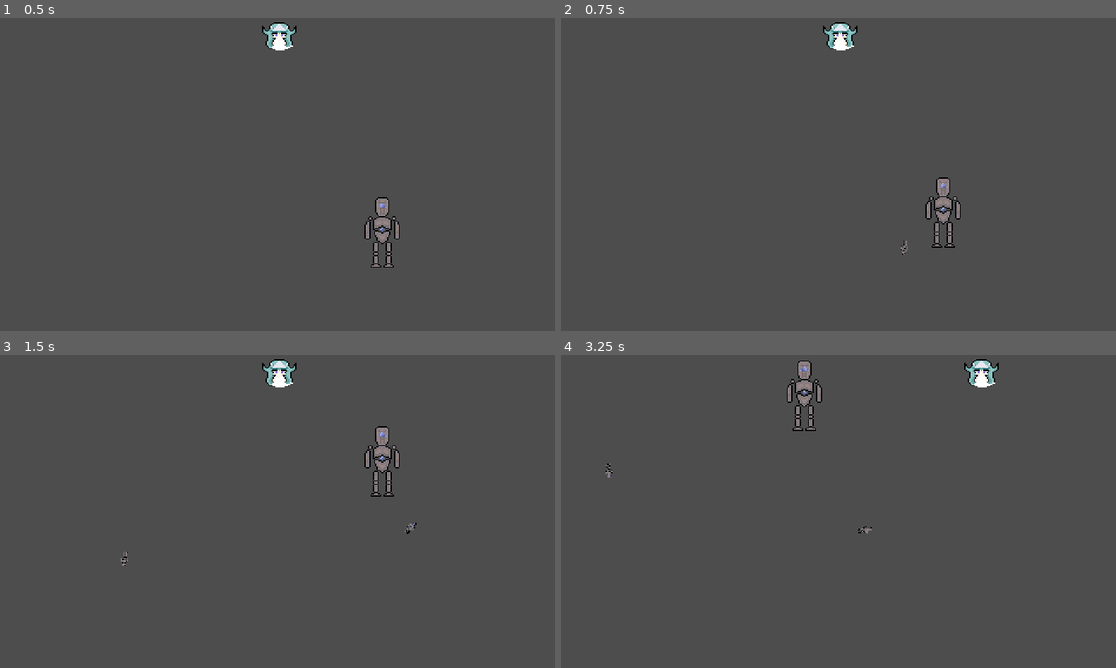
Above: before the commit, frames 1-4 (two rows, left to right).
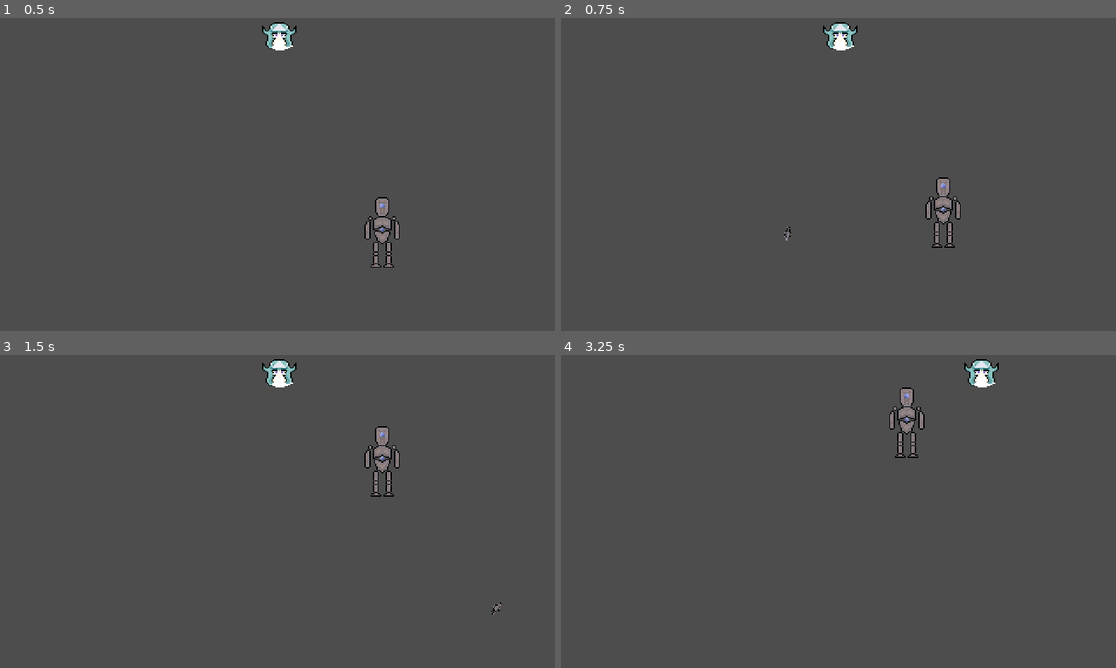
Above: after the commit, the same moments.

Repository: DIceEvYo/LeftToProtect
Game: Godot game, scene res://Levels/ghost_level.tscn
Two runs of this game, one before a commit and one after it. Both use one fixed random seed, a clock stepped at 60 frames per second and the inputs below. This scene is started directly instead of the project's main scene.
Inputs (mouse positions are in pixels of both pictures, inside the frame that each line leads up to):
- Up to frame 1 (0.5 s): no input
- Up to frame 2 (0.75 s): tap Enter at 0.5 s; move the mouse to (805, 237) at 0.52 s; hold Up (up) from 0.53 s (still down); tap Space (shoot) at 0.6 s
- Up to frame 3 (1.5 s): keep holding Up (up); move the mouse to (444, 558) at 1.27 s; tap Space (shoot) at 1.35 s
- Up to frame 4 (3.25 s): move the mouse to (666, 461) at 2.02 s; release Up (up) at 2.03 s; hold Left (left) from 2.03 s (still down); tap Space (shoot) at 2.1, 2.85 s; move the mouse to (860, 508) at 2.77 s

Frame 1 is identical in both runs. In frame 2, less than 0.1% of the frame differs, in the area x 40-63%, y 66-76%; in frame 3, less than 0.1%; in frame 4, 1.4%, in the area x 8-66%, y 1-57%.

Commit message:
Fixed Player, Maid, and their bullets' collisions.

Diff:
--- a/Maid/MaidBullet.tscn
+++ b/Maid/MaidBullet.tscn
@@ -15,9 +15,11 @@
 }]
 
 [sub_resource type="RectangleShape2D" id="RectangleShape2D_hwnac"]
-size = Vector2(8, 4)
+size = Vector2(10, 6)
 
 [node name="MaidBullet" type="RigidBody2D"]
+collision_layer = 16
+collision_mask = 2
 script = ExtResource("1_on35d")
 metadata/_edit_group_ = true
 
--- a/Maid/Scripts/maid.gd
+++ b/Maid/Scripts/maid.gd
@@ -91,13 +91,19 @@
 	get_tree().reload_current_scene()
 
 
+func take_damage() -> void:
+	health -= 10
+
+
 func _on_area_2d_body_entered(body: Node2D) -> void:
 	if "Bullet" == body.name:
-		# Call invincible frame function.
 
 		# Reduce health.
-		health -= 10
+		take_damage()
+
+	# Calls for player to take damage.
+	elif "Player" == body.name:
+		body.take_damage()
 
 	if health <= 0:
 		kill()
-	pass # Replace with function body.
--- a/Player/Scripts/PlayerBullet.gd
+++ b/Player/Scripts/PlayerBullet.gd
@@ -1,6 +1,6 @@
 extends RigidBody2D
 
-var bullet_speed : int = 250
+var bullet_speed : int = 1000
 var direction = Vector2.ZERO
 
 # Called when the node enters the scene tree for the first time.
@@ -11,7 +11,6 @@
 	gravity_scale = 0
 	# Sets rotation to match movement direction.
 	rotation = direction.angle()
-	pass # Replace with function body.
 
 
 # Called every frame. 'delta' is the elapsed time since the previous frame.
@@ -21,9 +20,7 @@
 	if !get_viewport_rect().has_point(position):
 		queue_free()
 
-	pass
 
 func _physics_process( delta : float ) -> void:
 	# Keeps bullet moving.
 	linear_velocity = direction * bullet_speed
-	pass
--- a/Player/Scripts/player.gd
+++ b/Player/Scripts/player.gd
@@ -22,7 +22,6 @@
 @onready var state_machine: PlayerStateMachine = $Player/StateMachine
 
 #gehenners
-
 
 # Called when the node enters the scene tree for the first time.
 func _ready() -> void:
@@ -144,22 +143,37 @@
 	return
 
 
+func take_damage() -> void:
+	# Checks if invincible
+	if invincible:
+		return
+	# Mitigate damage if has shield.
+	elif shield_active:
+		shield_active = false
+		return
+	else:
+		health -= 10
+		invincibility_frame()
+
+	if health <= 0:
+		kill()
+
+
+
 # Kills/refreshes player/scene when 'Maid' or 'bullet' object interacts with Player.
-func _on_player_body_entered(body: Node2D) -> void:
+func _on_player_body_entered(body: RigidBody2D) -> void:
 	if "Maid" in body.name or "bullet" in body.name:
 		# Checks if invincible
 		if invincible:
 			return
 		# Mitigate damage if has shield.
 		elif shield_active:
+			shield_active = false
 			return
+		else:
+			take_damage()
 
-		# Reduce health.
-		health -= 10
-		invincibility_frame()
-
-	if health <= 0:
-
-		kill()
+		if health <= 0:
+			kill()
 
 	return
--- a/Player/bullet.tscn
+++ b/Player/bullet.tscn
@@ -7,6 +7,8 @@
 size = Vector2(6, 12)
 
 [node name="Bullet" type="RigidBody2D"]
+collision_layer = 4
+collision_mask = 8
 script = ExtResource("1_xwlmo")
 
 [node name="CollisionShape2D" type="CollisionShape2D" parent="."]
--- a/Player/player.tscn
+++ b/Player/player.tscn
@@ -135,12 +135,19 @@
 }
 
 [sub_resource type="CapsuleShape2D" id="CapsuleShape2D_g3rdk"]
+radius = 15.0
+height = 60.0
+
+[sub_resource type="CapsuleShape2D" id="CapsuleShape2D_ascc1"]
+radius = 15.0
 height = 60.0
 
 [node name="Player" type="CharacterBody2D"]
 script = ExtResource("1_cbm76")
 
 [node name="Player" type="Area2D" parent="."]
+collision_layer = 2
+collision_mask = 24
 
 [node name="AnimationPlayer" type="AnimationPlayer" parent="Player"]
 root_node = NodePath("../..")
@@ -169,5 +176,9 @@
 wait_time = 3.0
 one_shot = true
 
+[node name="CollisionShape2D" type="CollisionShape2D" parent="."]
+position = Vector2(0, -20)
+shape = SubResource("CapsuleShape2D_ascc1")
+
 [connection signal="body_entered" from="Player" to="." method="_on_player_body_entered"]
 [connection signal="timeout" from="Invincible_Frame_Timer" to="." method="_on_invincible_frame_timer_timeout"]
--- a/node_2d.tscn
+++ b/node_2d.tscn
@@ -23,10 +23,12 @@
 
 [node name="Player" parent="." instance=ExtResource("1_ixyvk")]
 position = Vector2(333, 206)
+collision_layer = 1
 
 [node name="Maid" type="RigidBody2D" parent="."]
 position = Vector2(242, 138)
-collision_mask = 0
+collision_layer = 8
+collision_mask = 5
 gravity_scale = 0.0
 script = ExtResource("2_troxp")
 metadata/_edit_group_ = true
@@ -40,6 +42,8 @@
 wait_time = 0.1
 
 [node name="Area2D" type="Area2D" parent="Maid"]
+collision_layer = 8
+collision_mask = 5
 
 [node name="CollisionShape2D" type="CollisionShape2D" parent="Maid/Area2D"]
 light_mask = 0
@@ -47,6 +51,7 @@
 
 [node name="MaidBullet" parent="." instance=ExtResource("4_m7iwp")]
 visible = false
+collision_layer = 16
 
 [connection signal="timeout" from="Maid/Timer" to="Maid" method="_on_timer_timeout"]
 [connection signal="timeout" from="Maid/Timer2" to="Maid" method="_on_timer_2_timeout"]
--- a/project.godot
+++ b/project.godot
@@ -55,6 +55,14 @@
 ]
 }
 
+[layer_names]
+
+2d_physics/layer_1="PlayerCollision"
+2d_physics/layer_2="PlayerDetection"
+2d_physics/layer_3="PlayerBullet"
+2d_physics/layer_4="Enemies"
+2d_physics/layer_5="EnemyBullets"
+
 [rendering]
 
 textures/canvas_textures/default_texture_filter=0
Not shown: 1 places in Player/player.tscn that only renumber resources
